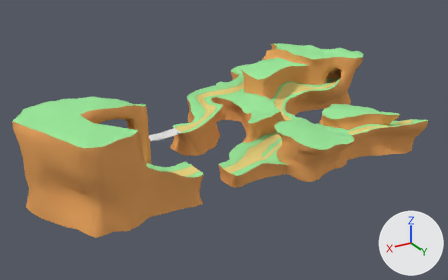
One commit to the Blender file Assets/Art/Environment/01 Green Hill Zone/GreenHillZoneTerrain.blend: the scene before it, then after it.
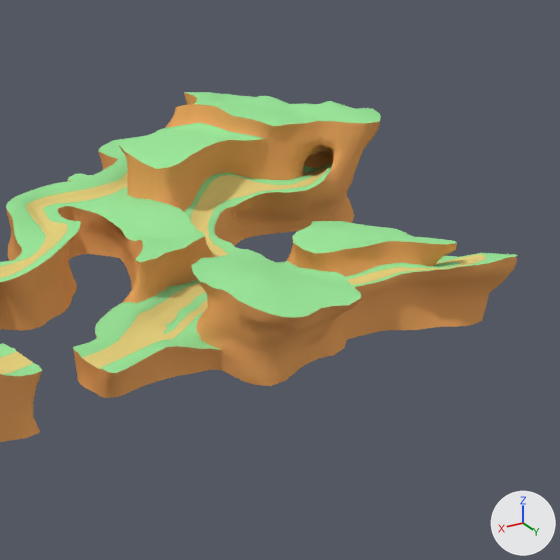
Old and new are each drawn whole from a 50 mm lens placed at (2646.0, 3824.0, 1844.0), pointed at (228.0, -206.0, -171.0) and again close up on the part from 41% to 100% of the width and 0% to 94% of the height. The lights are fixed; the arrows at lower right show +X, +Y and +Z. Objects named as collision shapes, trigger or cutter boxes, shadow casters or lower levels of detail are left out.

In view in the first close-up: 'MainIsland', 'SideIsland', 'UTurnIsland'.
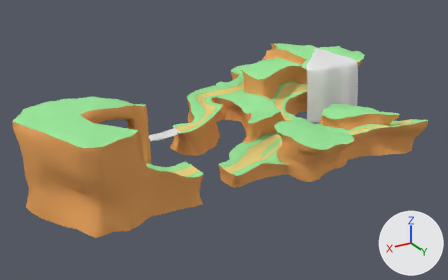
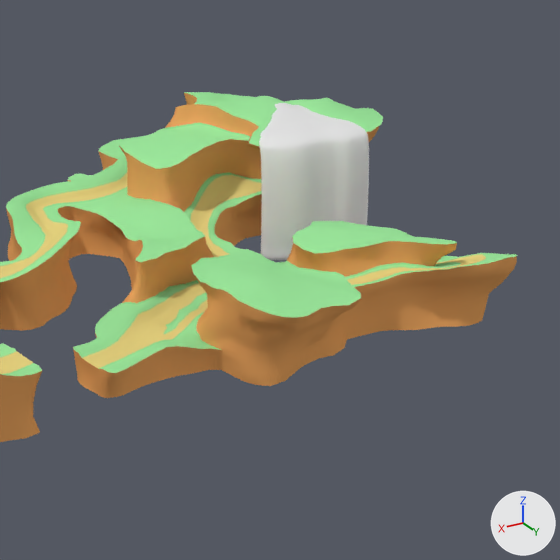
Pixel boxes (x1, y1, x2, y2) of what changed, in the close-ups (560 x 560 px; the box of a moved part takes in the faces that stretch with it):
'MainIsland', reshaped
    before: (0, 92, 381, 331)
    after: (0, 92, 383, 331)
'Waterfall', added
    after: (259, 103, 369, 260)
part 1 of me_cube_001, moved or reshaped
    before: (191, 99, 381, 173)
    after: (191, 98, 383, 172)

Patch to the scene script:
```diff
--- a/Assets/Art/Environment/01 Green Hill Zone/GreenHillZoneTerrain.blend.py
+++ b/Assets/Art/Environment/01 Green Hill Zone/GreenHillZoneTerrain.blend.py
@@ me_cube_001 @@
 # used by ob_mainisland; location = (0.0, 0.0, 0.0)
-me_cube_001.from_pydata(...)  # 9202 vertices, 9022 faces, 1 loose edge; spans x -1543.0..654.0, y -1453.0..63.0, z -218.0..330.0
+me_cube_001.from_pydata(...)  # 9310 vertices, 9130 faces, 1 loose edge; spans x -1543.0..654.0, y -1453.0..63.0, z -218.0..342.0
+# me_cube_001 part 1: 380 vertices moved from x -1336.0..-566.0, y -875.0..-291.0, z 30.0..319.0 to x -1352.0..-566.0, y -875.0..-265.0, z 31.0..342.0; 14 vertices removed from x -1277.0..-853.0, y -487.0..-302.0, z 172.0..290.0; 122 vertices added at x -1313.0..-679.0, y -484.0..-211.0, z 190.0..311.0
 me_cube_001.materials.append(mat_dirt)
@@ me_plane_002 @@
+me_plane_002.from_pydata(...)  # 364 vertices, 325 faces; spans x -1193.0..-688.0, y -615.0..-144.0, z -233.0..344.0
+me_plane_002.polygons.foreach_set('use_smooth', [True] * 325)
@@ ob_waterfall @@
+ob_waterfall = bpy.data.objects.new('Waterfall', me_plane_002)
+ob_waterfall.location = (0.0, 0.0, 0.0)
+_m = ob_waterfall.modifiers.new('Solidify', 'SOLIDIFY')
+_m.thickness = 30.0
+_m.nonmanifold_thickness_mode = 'FIXED'
+_m.nonmanifold_merge_threshold = 0.0003
+_m = ob_waterfall.modifiers.new('Subsurf', 'SUBSURF')
+_m = ob_waterfall.modifiers.new('Smooth', 'SMOOTH')
+_m.factor = 1.41
```
